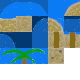
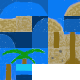
Two versions of the same layered image (80 × 80). Layer-by-layer changes:
painted on "Layer" over [0, 48, 80, 80]
